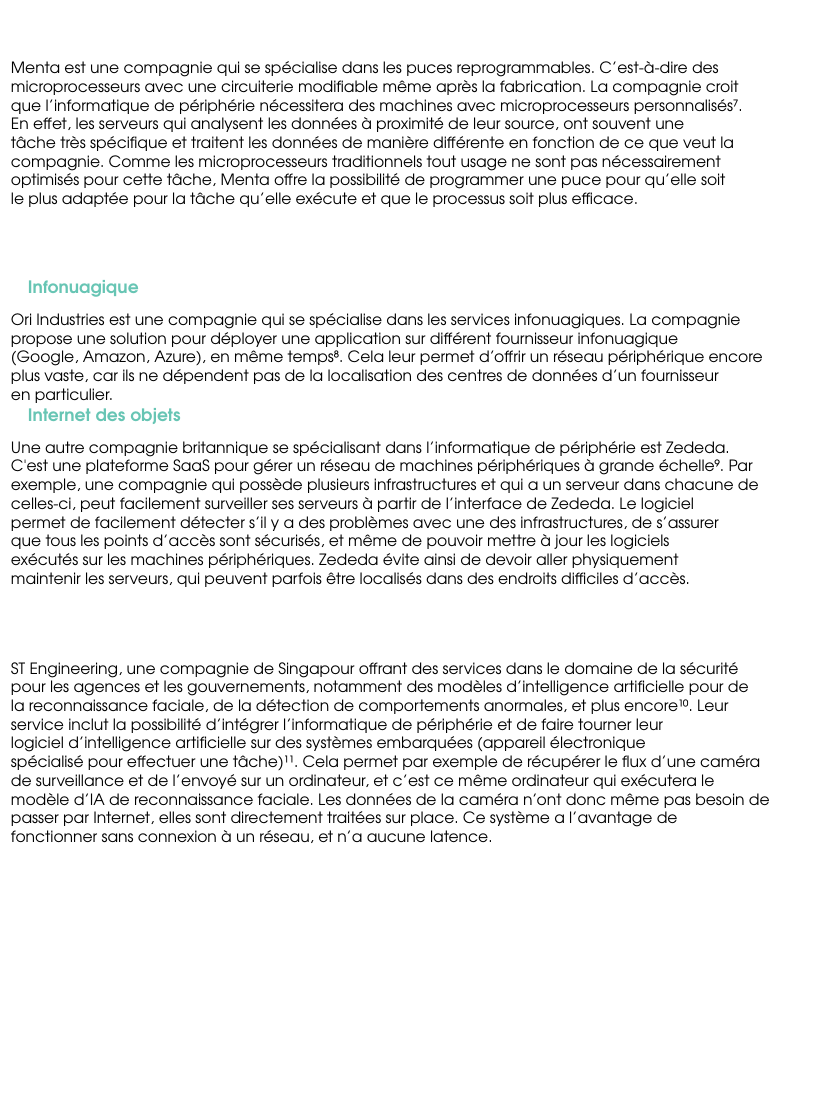
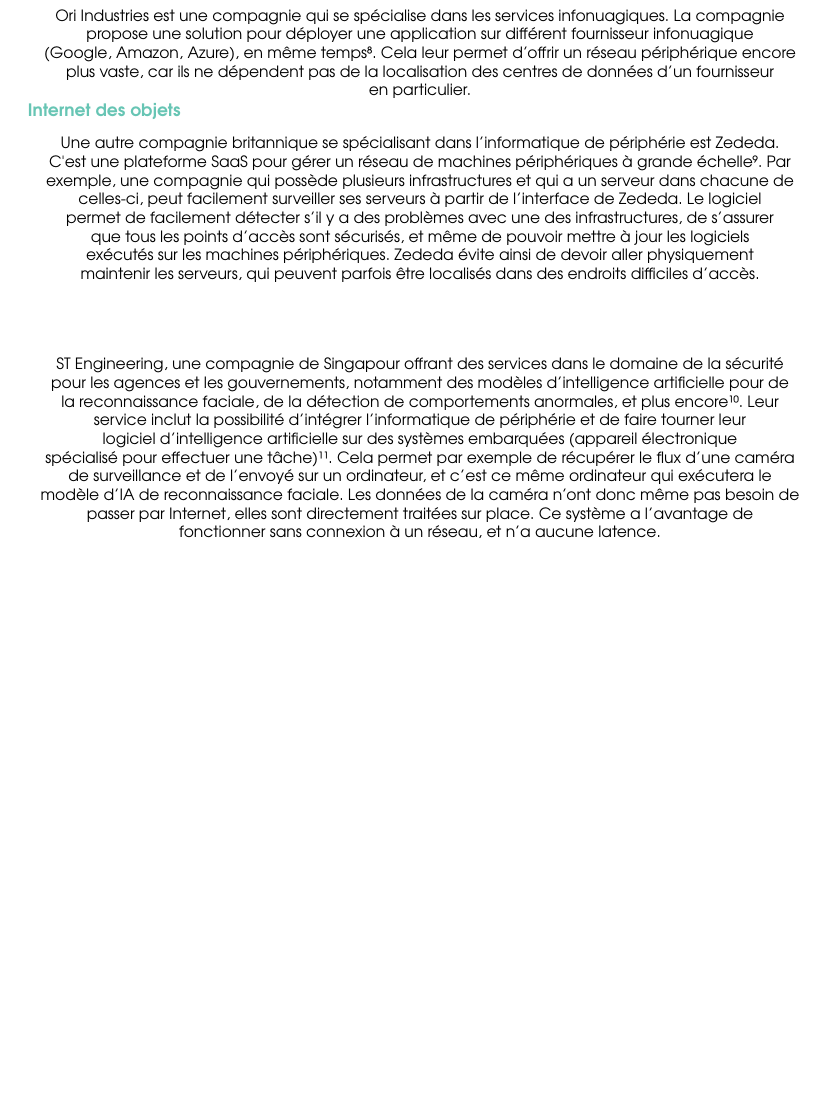
Before and after one commit to Msa360/pptx_template_cin, a slide deck: slide 3 of powerpoints/test2.pptx. Drawn at 840x1120 pixels with LibreOffice and Linux fonts; fonts in the diff are those of the drawing; background and template pictures are left out. Boxes give left, top, right and bottom in pixels: in the first picture for what was removed or moved away, otherwise in the second. Text is boxed around its words. In the diff, an @@ line names an element or a change of style, - is before the commit and + after.

Commit message:
correctly add sources to the end

```diff
--- a/powerpoints/test2.pptx
+++ b/powerpoints/test2.pptx
@@ text removed at <box>11,61,739,207</box> @@
-Menta est une compagnie qui se spécialise dans les puces reprogrammables. C’est-à-dire des
-microprocesseurs avec une circuiterie modifiable même après la fabrication. La compagnie croit
-que l’informatique de périphérie nécessitera des machines avec microprocesseurs personnalisés⁷.
-En effet, les serveurs qui analysent les données à proximité de leur source, ont souvent une
-tâche très spécifique et traitent les données de manière différente en fonction de ce que veut la
-compagnie. Comme les microprocesseurs traditionnels tout usage ne sont pas nécessairement
-optimisés pour cette tâche, Menta offre la possibilité de programmer une puce pour qu’elle soit
-le plus adaptée pour la tâche qu’elle exécute et que le processus soit plus efficace.
@@ text removed at <box>28,280,139,297</box> @@
-Infonuagique
@@ 4 texts: place and size @@
-4 texts at <box>11,313,770,843</box>
+4 texts at <box>28,9,800,538</box>
@@ alignment left to centre in 3 elements at <box>44,9,796,98</box>, <box>46,136,794,282</box>, <box>41,357,800,538</box> @@
```
Also in this commit, not shown: 3 other slides changed, 1 slide removed, 7 other files.
